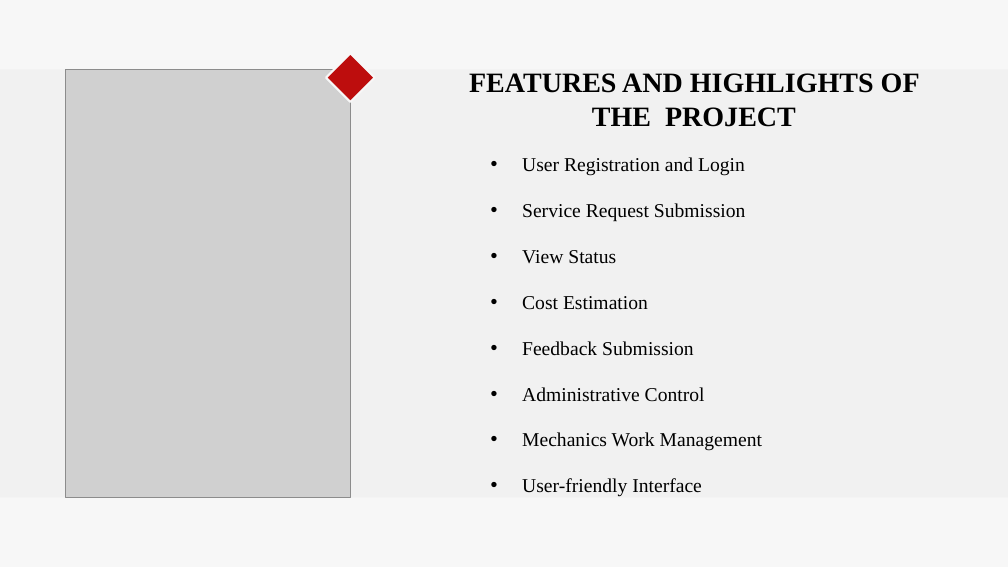
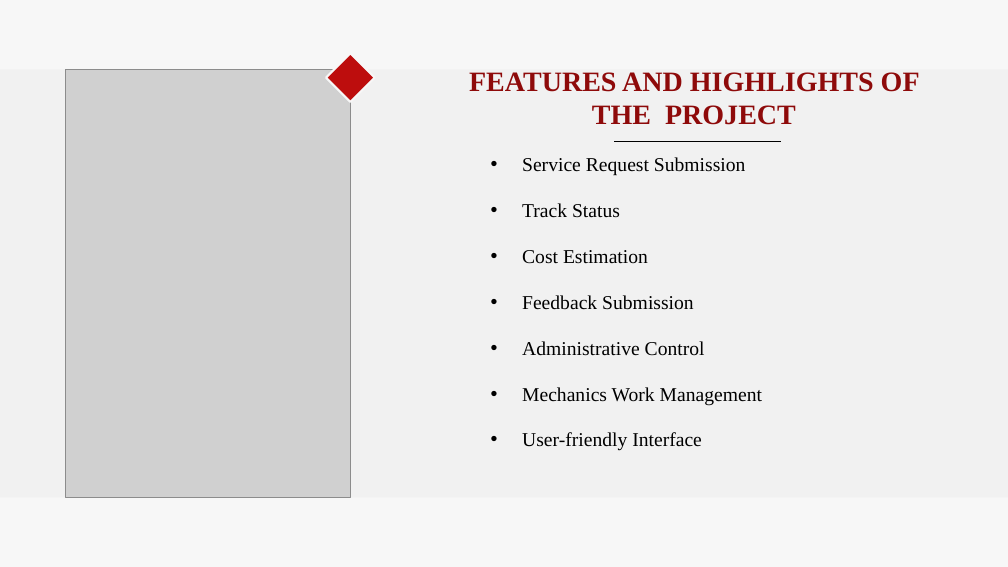
Before and after one commit to akshayanish2610/MINI-PROJECT, a slide deck: slide 4 of Presentation/car care.pptx. Drawn at 1008x567 pixels with LibreOffice and Linux fonts; fonts in the diff are those of the drawing; grey boxes stand for pictures. Boxes give left, top, right and bottom in pixels: in the first picture for what was removed or moved away, otherwise in the second. Text is boxed around its words. In the diff, an @@ line names an element or a change of style, - is before the commit and + after.

```diff
--- a/Presentation/car care.pptx
+++ b/Presentation/car care.pptx
@@ title "FEATURES AND HIGHLIGHTS OF THE ..." at <box>469,72,920,125</box>: text colour #000000 to #8E0A0A @@
@@ line added from (614, 142) to (780, 142), #000000 0.75 pt @@
@@ subtitle at <box>522,157,745,176</box>: paragraph removed @@
-• User Registration and Login
@@ subtitle at <box>522,203,620,218</box>: text changed @@
-• View Status
+• Track Status
```
Also in this commit, not shown: 10 other slides changed, 5 slides added, 4 slides removed.
